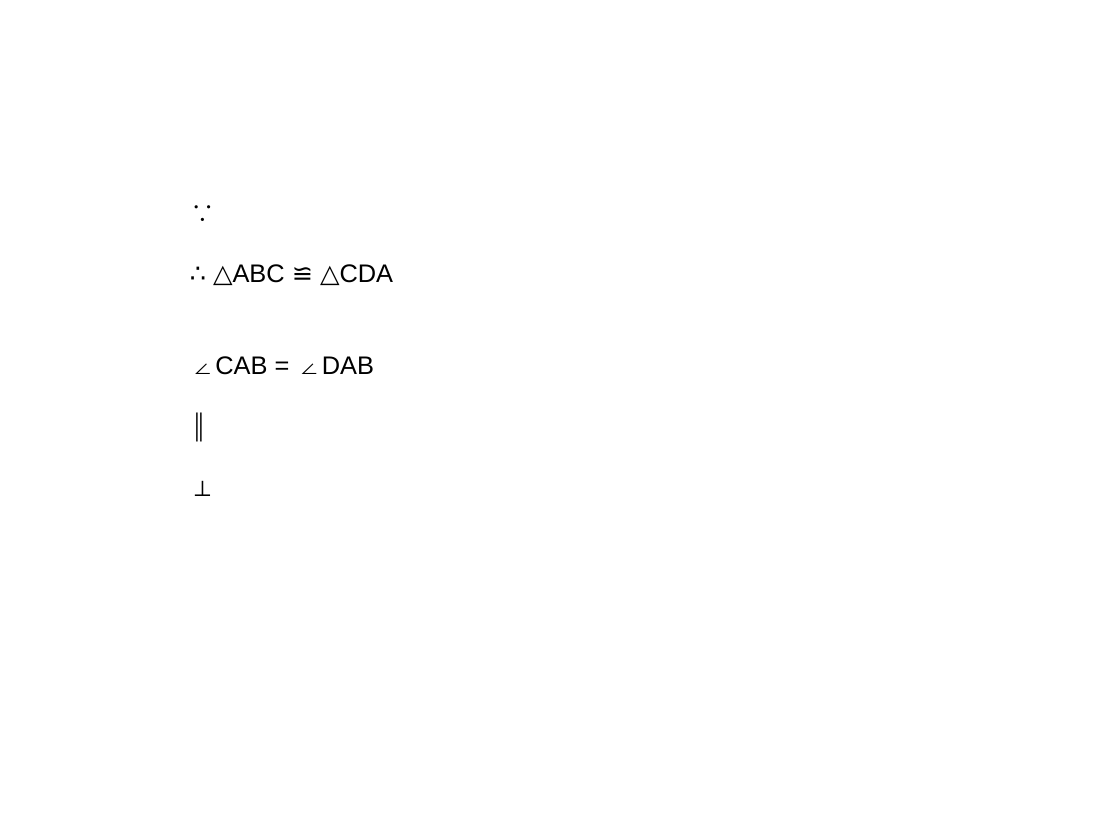
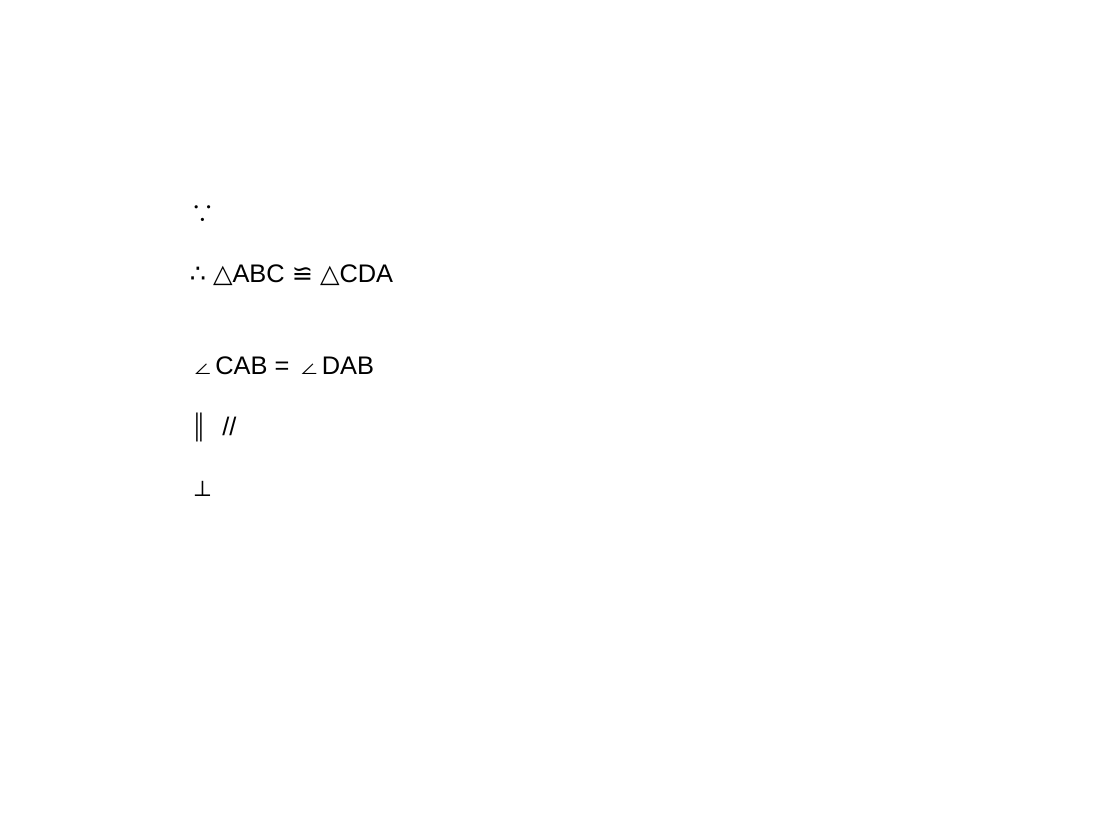
Before and after one commit to ericzhang/english-math, a slide deck: slide 2 of tmp.odp. Drawn at 1120x840 pixels with LibreOffice and Linux fonts; fonts in the diff are those of the drawing. Boxes give left, top, right and bottom in pixels: in the first picture for what was removed or moved away, otherwise in the second. Text is boxed around its words. In the diff, an @@ line names an element or a change of style, - is before the commit and + after.

```diff
--- a/tmp.odp
+++ b/tmp.odp
@@ text at [215, 264, 394, 375]: text changed @@
-∥
+∥ //
```
Also in this commit, not shown: 7 other files.
